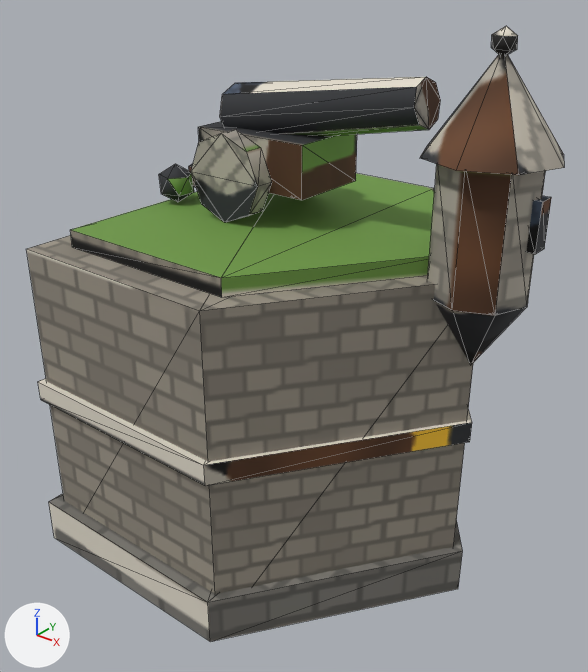
Two versions of the glTF model game/assets/models/fort_l4_post.glb, one commit apart.
Both versions are drawn from a camera (50 mm lens) standing at (1.177, -0.429, 0.423) and looking at (0.853, -0.023, 0.172). Every picture has the same lights, and +X, +Y and +Z are marked at lower left. The older version comes first. Mesh edges are drawn as thin lines. Vertices at exactly the same position are counted once.

Names of what the first picture shows: 'fort_l4_post'.
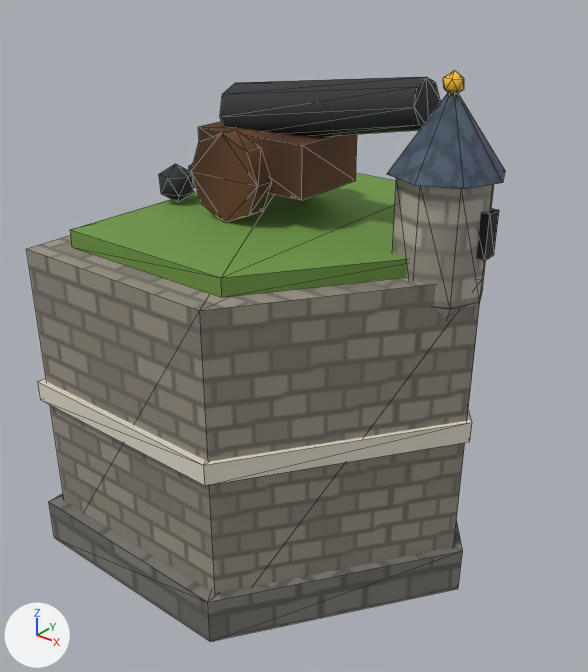
Changed parts and their boxes (x1, y1, x2, y2) in the pictures (588 x 672 px; the box of a moved part takes in the faces that stretch with it):
'fort_l4_post', reshaped, surface changed (11% narrower, 7% shorter)
    before: (27, 26, 564, 642)
    after: (27, 71, 505, 642)
part 1 of me_m, moved or reshaped
    before: (435, 301, 525, 363)
    after: (434, 302, 478, 319)
part 2 of me_m, moved or reshaped
    before: (428, 164, 546, 316)
    after: (392, 178, 494, 309)
part 3 of me_m, moved or reshaped
    before: (526, 196, 551, 254)
    after: (476, 208, 499, 261)
part 4 of me_m, moved or reshaped
    before: (420, 55, 564, 175)
    after: (387, 93, 505, 189)
part 5 of me_m, moved or reshaped
    before: (491, 26, 518, 55)
    after: (443, 71, 464, 94)
part 6 of me_m, surface changed
    before: (27, 26, 564, 640)
    after: (27, 71, 505, 640)

What the commit changed:
me_m is used by ob_fort_l4_post; location (0.0, 0.0, 0.0).
me_m had 186 vertices, 302 faces and spanned x 0.712..1.02, y -0.148..0.148, z 0.0..0.383.
me_m now has 186 vertices, 302 faces and spans x 0.712..0.987, y -0.148..0.148, z 0.0..0.358.
me_m part 1: the loose piece of 9 vertices spanning x 0.946..1.01, y -0.032..0.032, z 0.18..0.23 is scaled about its middle by (0.937, 0.937, 1), then moved by (-0.028, 0.0, -0.005).
me_m part 2: the loose piece of 16 vertices spanning x 0.946..1.01, y -0.032..0.032, z 0.23..0.315 is scaled about its middle by (0.937, 0.937, 0.882), then moved by (-0.028, 0.0, -0.01).
me_m part 3: the loose piece of 8 vertices spanning x 1.001..1.013, y -0.006..0.006, z 0.265..0.295 is moved by (-0.029, 0.0, -0.012).
me_m part 4: the loose piece of 9 vertices spanning x 0.936..1.02, y -0.042..0.042, z 0.314..0.372 is scaled about its middle by (0.857, 0.857, 0.862), then moved by (-0.028, 0.0, -0.018).
me_m part 5: the loose piece of 12 vertices spanning x 0.971..0.985, y -0.007..0.007, z 0.367..0.383 is moved by (-0.028, 0.0, -0.024).
me_m part 6: texture (UV) coordinates of 297 of 302 faces, centred in x 0.712..1.013, y -0.148..0.148, z 0.012..0.38, changed; they spanned u 0.0..1.0, v 0.0..0.98 and now span u 0.0..0.99, v 0.0..1.0.
